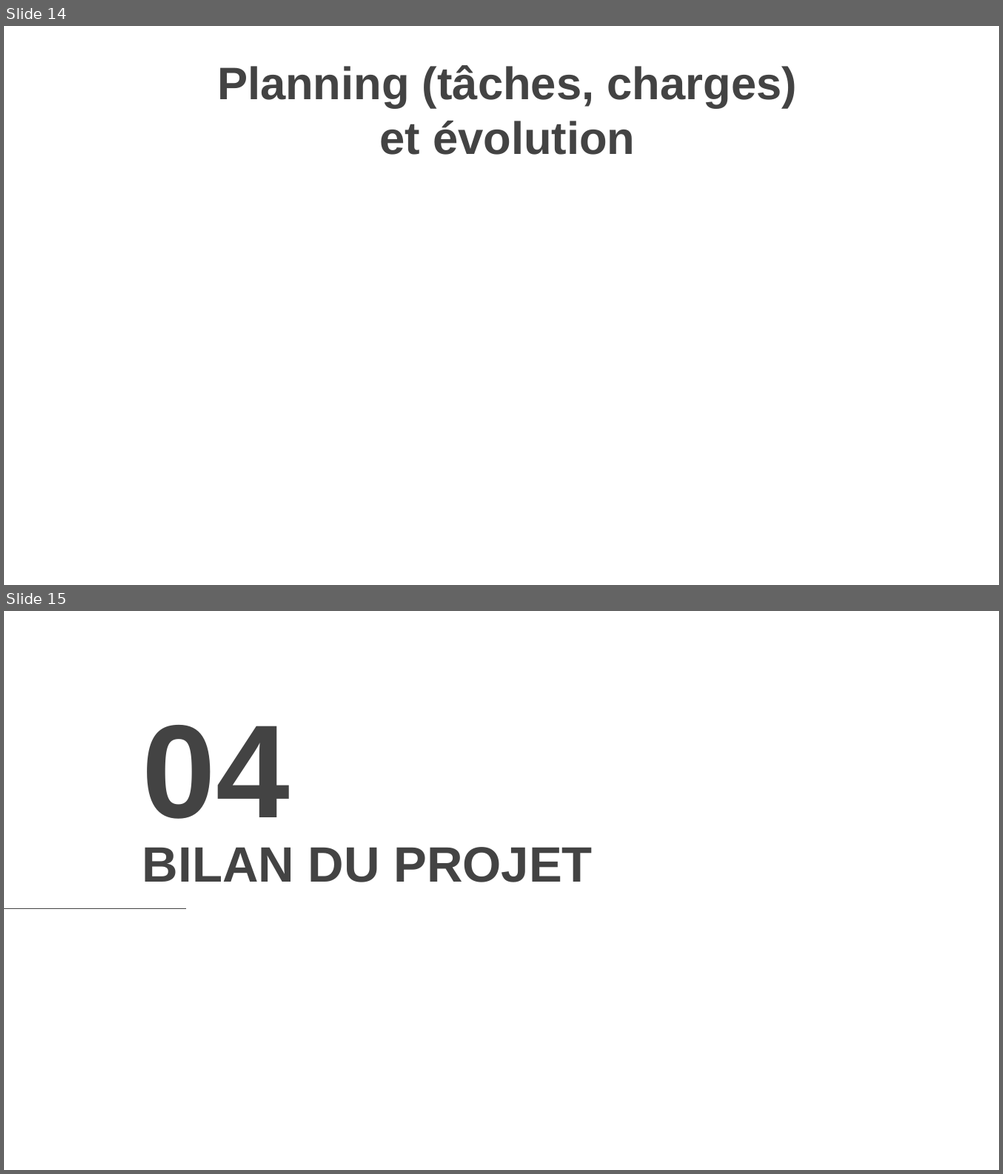
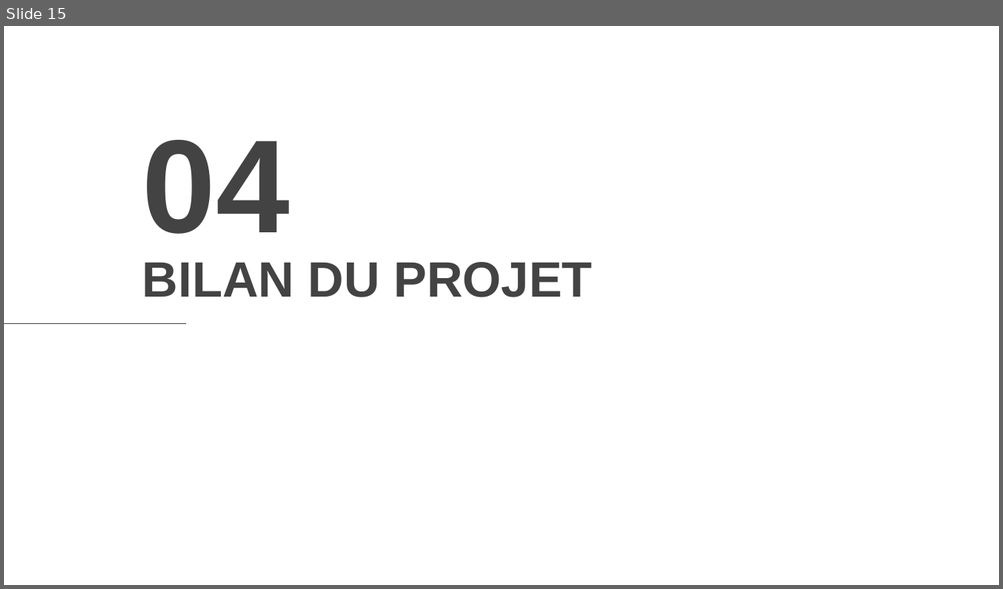
Before and after one commit to mxhohl/projet-m1i3d-compilation, a slide deck: documents/Projet_Conduite.pptx. Shown one above the other, each under a label of ours: slides 14 and 15 before the commit, slide 15 after it. The pictures are 1003x1174 and 1003x589 pixels, drawn with LibreOffice and Linux fonts; fonts in the diff are those of the drawing; background and template pictures are left out. Boxes give left, top, right and bottom in pixels: in the first picture for what was removed or moved away, otherwise in the second. Text is boxed around its words. In the diff, an @@ line names an element or a change of style, - is before the commit and + after.

```diff
--- a/documents/Projet_Conduite.pptx
+++ b/documents/Projet_Conduite.pptx
@@ slide 14 removed at [4,26,999,585], background picture (left out) @@
@@ title removed at [217,65,797,155] @@
-Planning (tâches, charges) et évolution
```
Also in this commit, not shown: 2 slides changed, 3 slides added, 3 other slides removed.
